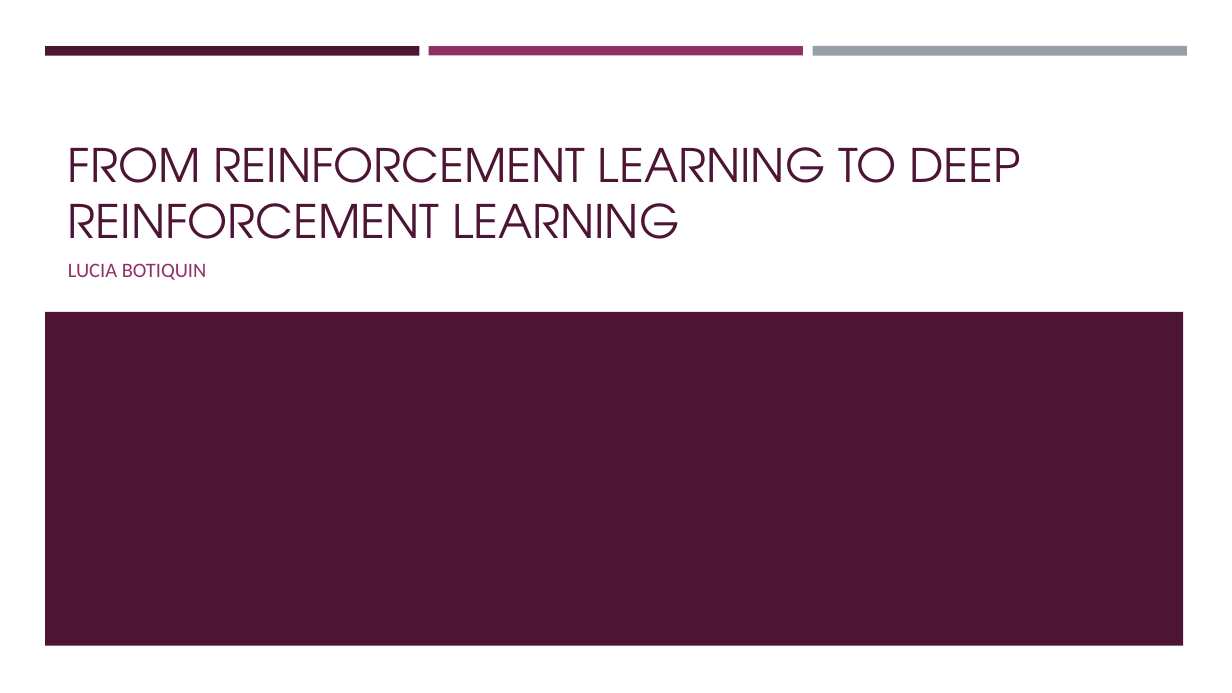
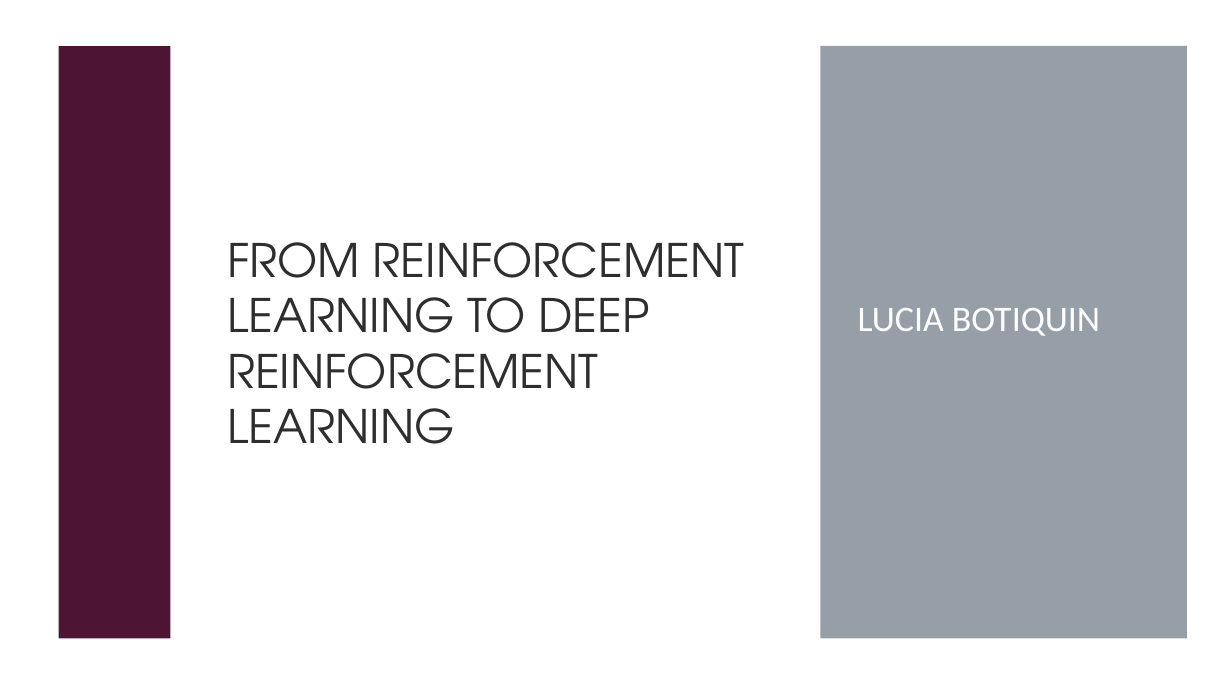
Before and after one commit to Boty22/Global-AI-Bootcamp-DRL, a slide deck: slide 2 of From RL to DRL.pptx. Drawn at 1232x693 pixels with LibreOffice and Linux fonts; fonts in the diff are those of the drawing. Boxes give left, top, right and bottom in pixels: in the first picture for what was removed or moved away, otherwise in the second. Text is boxed around its words. In the diff, an @@ line names an element or a change of style, - is before the commit and + after.

```diff
--- a/From RL to DRL.pptx
+++ b/From RL to DRL.pptx
@@ rectangle added at (x1=0, y1=0, x2=1232, y2=693), fill #FFFFFF @@
@@ rectangle removed at (x1=45, y1=46, x2=420, y2=55) @@
@@ rectangle added at (x1=59, y1=46, x2=171, y2=639), fill #4D1434 @@
@@ rectangle removed at (x1=429, y1=46, x2=803, y2=55) @@
@@ rectangle removed at (x1=812, y1=46, x2=1187, y2=56) @@
@@ rectangle added at (x1=821, y1=46, x2=1188, y2=639), fill #969FA7 @@
@@ title "FROM REINFORCEMENT LEARNING TO DEEP ..." moved from (x1=68, y1=147, x2=1020, y2=239) to (x1=227, y1=242, x2=744, y2=444) @@
@@ title "FROM REINFORCEMENT LEARNING TO DEEP ..." at (x1=227, y1=242, x2=744, y2=444): text colour #4D1434 to #2E2E2E; vertical alignment bottom to middle @@
@@ subtitle "LUCIA BOTIQUIN" moved from (x1=68, y1=263, x2=207, y2=280) to (x1=858, y1=308, x2=1100, y2=336) @@
@@ subtitle "LUCIA BOTIQUIN" at (x1=858, y1=308, x2=1100, y2=336): size 16 to 28 pt, text colour #903163 to #FFFFFF; more space between paragraphs; vertical alignment top to middle @@
@@ rectangle removed at (x1=45, y1=311, x2=1184, y2=645) @@
```
Also in this commit, not shown: 4 other slides changed, 3 slides added, 2 slides removed.
